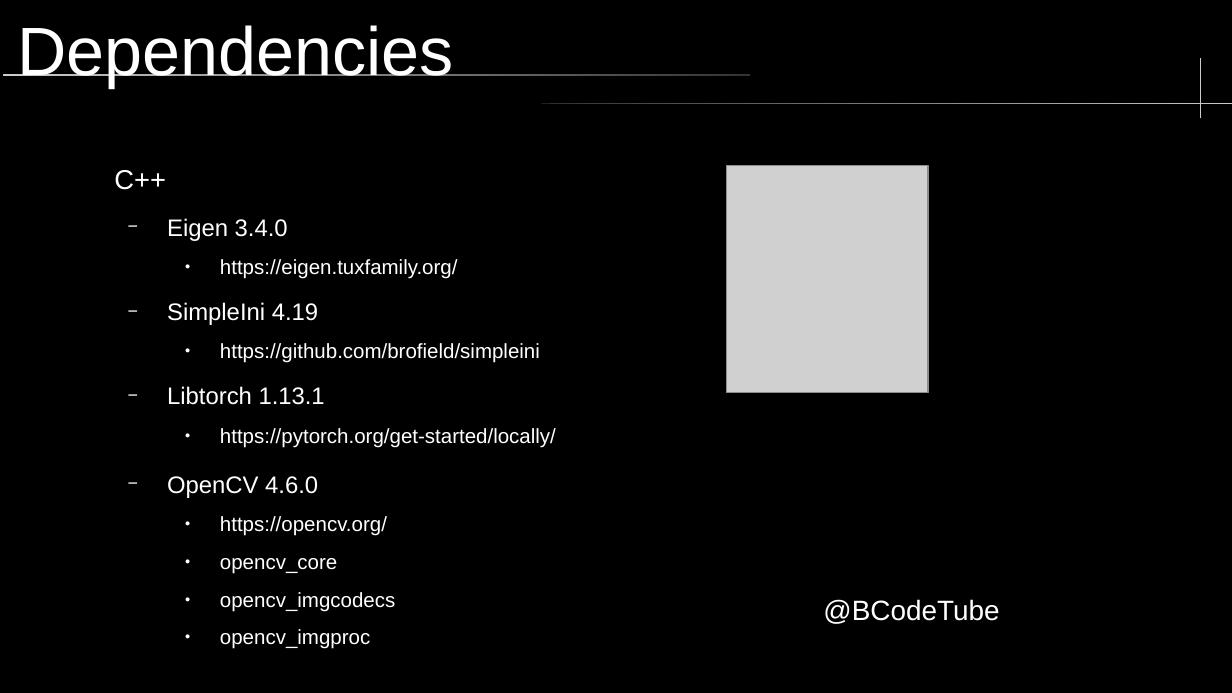
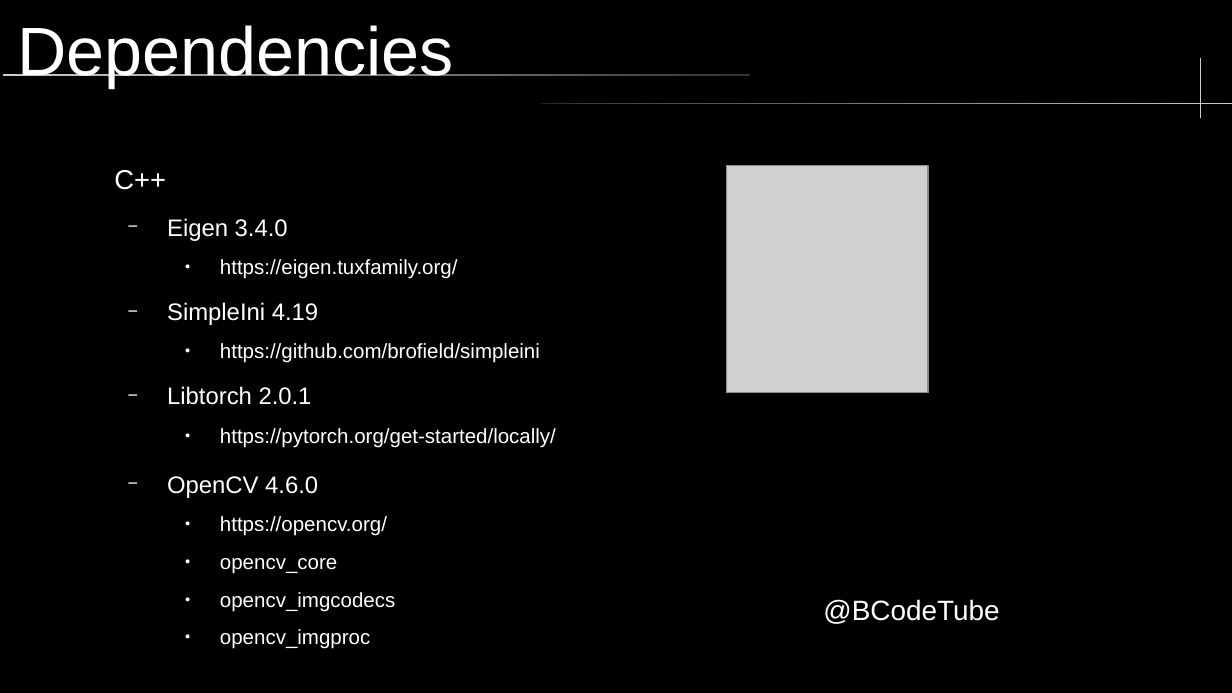
Before and after one commit to brccabral/Cpp_Python_MNIST, a slide deck: slide 3 of MNIST.odp. Drawn at 1232x693 pixels with LibreOffice and Linux fonts; fonts in the diff are those of the drawing; grey boxes stand for pictures; background and template pictures are left out. Boxes give left, top, right and bottom in pixels: in the first picture for what was removed or moved away, otherwise in the second. Text is boxed around its words. In the diff, an @@ line names an element or a change of style, - is before the commit and + after.

```diff
--- a/MNIST.odp
+++ b/MNIST.odp
@@ text at bbox=[167, 386, 312, 405]: text changed @@
-  − Libtorch 1.13.1
+  − Libtorch 2.0.1
```
Also in this commit, not shown: 4 other slides changed, 3 other files.
